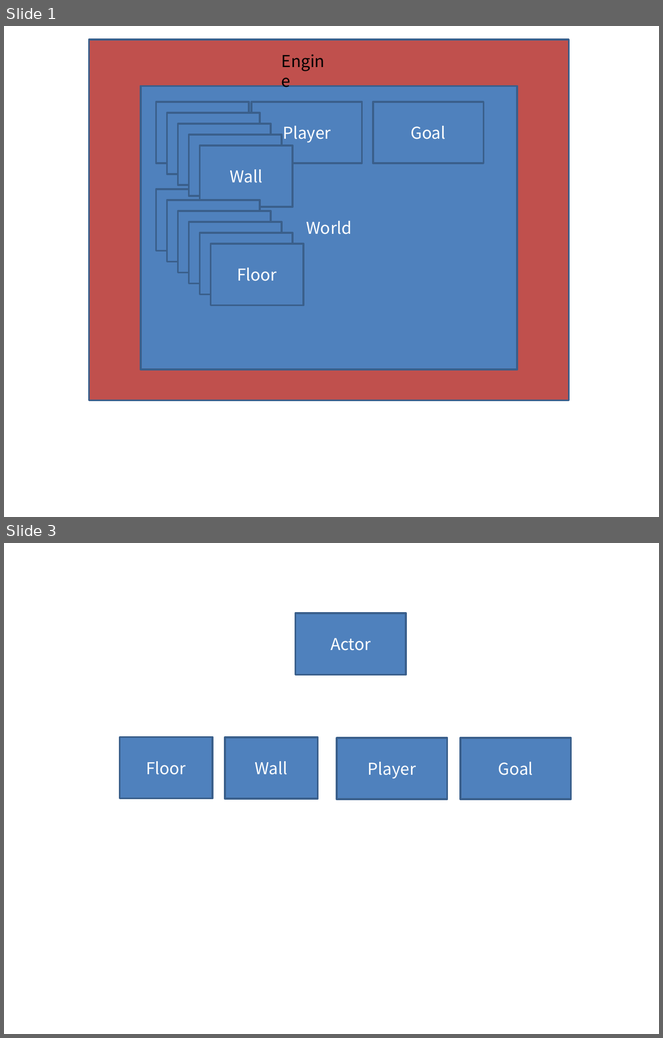
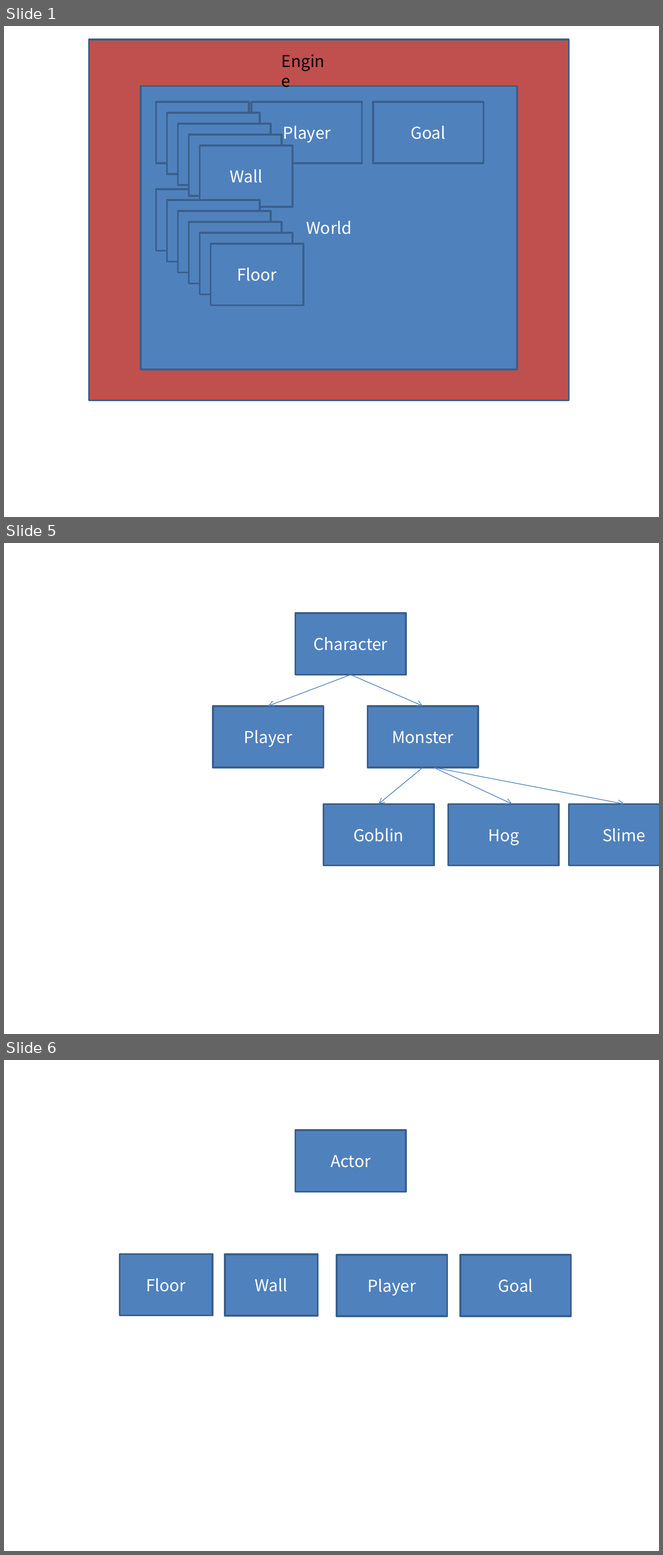
Before and after one commit to junios-ygl/20211012, a slide deck: 클래스.pptx. Shown one above the other, each under a label of ours: slides 1 and 3 before the commit, slides 1, 5 and 6 after it; the slides between them are not shown. The pictures are 663x1038 and 663x1555 pixels, drawn with LibreOffice and Linux fonts; fonts in the diff are those of the drawing. Boxes give left, top, right and bottom in pixels: in the first picture for what was removed or moved away, otherwise in the second. Text is boxed around its words. In the diff, an @@ line names an element or a change of style, - is before the commit and + after.

```diff
--- a/클래스.pptx
+++ b/클래스.pptx
@@ slide 5 added at [4, 543, 659, 1034], background #FFFFFF @@
@@ rectangle added at [296, 613, 406, 675], fill #4F81BD, outline #3A5F8C 2 pt, 18 pt, text #FFFFFF @@
+Character
@@ arrow added from (351, 675) to (268, 706), #4B7EBC 0.75 pt @@
@@ arrow added from (351, 675) to (423, 706), #4B7EBC 0.75 pt @@
@@ rectangle added at [213, 706, 324, 768], fill #4F81BD, outline #3A5F8C 2 pt, 18 pt, text #FFFFFF @@
+Player
@@ rectangle added at [367, 706, 478, 768], fill #4F81BD, outline #3A5F8C 2 pt, 18 pt, text #FFFFFF @@
+Monster
@@ arrow added from (423, 768) to (379, 805), #4B7EBC 0.75 pt @@
@@ arrow added from (434, 768) to (513, 805), #4B7EBC 0.75 pt @@
@@ arrow added from (434, 768) to (624, 805), #4B7EBC 0.75 pt @@
@@ rectangle added at [324, 805, 435, 866], fill #4F81BD, outline #3A5F8C 2 pt, 18 pt, text #FFFFFF @@
+Goblin
@@ rectangle added at [448, 805, 559, 866], fill #4F81BD, outline #3A5F8C 2 pt, 18 pt, text #FFFFFF @@
+Hog
@@ rectangle added at [569, 805, 659, 866], fill #4F81BD, outline #3A5F8C 2 pt, 18 pt, text #FFFFFF @@
+Slime
@@ what was slide 3 is now slide 6 @@
```
Also in this commit, not shown: 1 slide changed, 2 other slides added, 1 other file.
